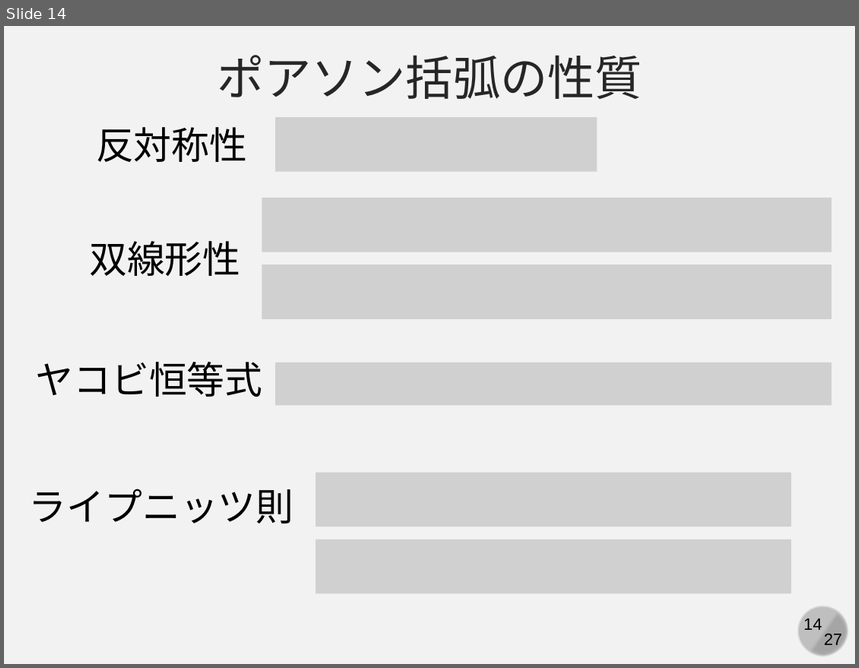
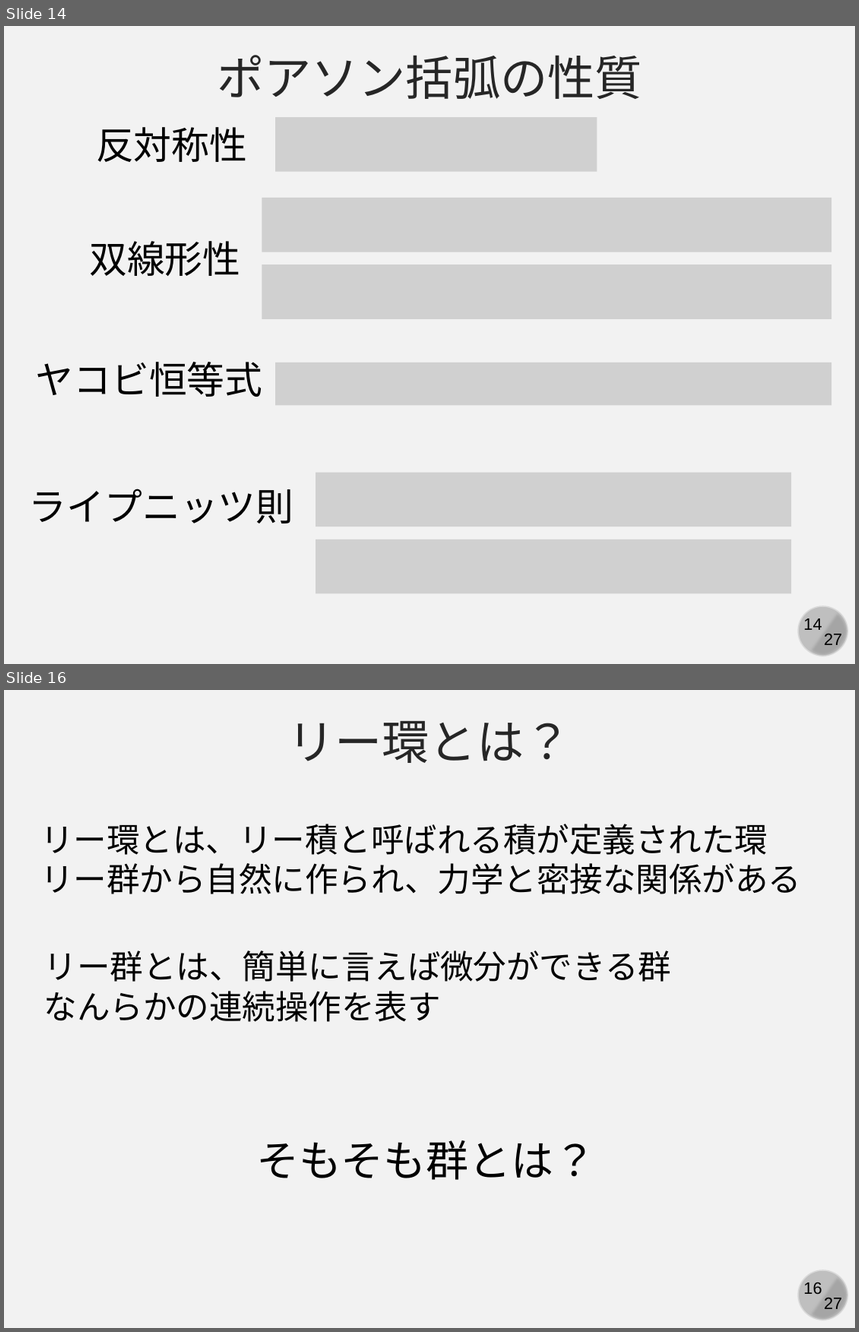
Before and after one commit to kaityo256/classical_mechanics, a slide deck: poisson/fig/slide.pptx. Shown one above the other, each under a label of ours: slide 14 before the commit, slides 14 and 16 after it; the slides between them are not shown. The pictures are 859x668 and 859x1332 pixels, drawn with LibreOffice and Linux fonts; fonts in the diff are those of the drawing; grey boxes stand for pictures. Boxes give left, top, right and bottom in pixels: in the first picture for what was removed or moved away, otherwise in the second. Text is boxed around its words. In the diff, an @@ line names an element or a change of style, - is before the commit and + after.

```diff
--- a/poisson/fig/slide.pptx
+++ b/poisson/fig/slide.pptx
@@ slide 16 added at box(4, 690, 855, 1328), background #F2F2F2; not listed: 4 template elements that a slide beside it also shows @@
@@ text added at box(288, 720, 572, 763), 40 pt, text #262626 @@
+リー環とは？
@@ text added at box(40, 824, 801, 894), 28 pt, text #000000 @@
+リー環とは、リー積と呼ばれる積が定義された環
+リー群から自然に作られ、力学と密接な関係がある
@@ text added at box(44, 951, 672, 1022), 28 pt, text #000000 @@
+リー群とは、簡単に言えば微分ができる群
+なんらかの連続操作を表す
@@ text added at box(257, 1141, 597, 1180), 36 pt, text #000000 @@
+そもそも群とは？
```
Also in this commit, not shown: 2 slides changed, 4 other slides added.
